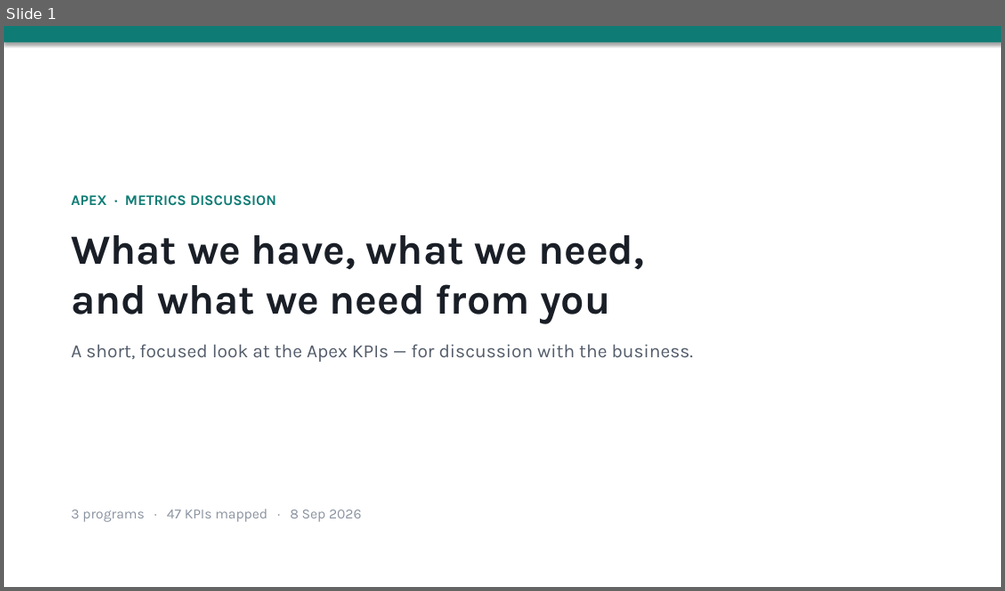
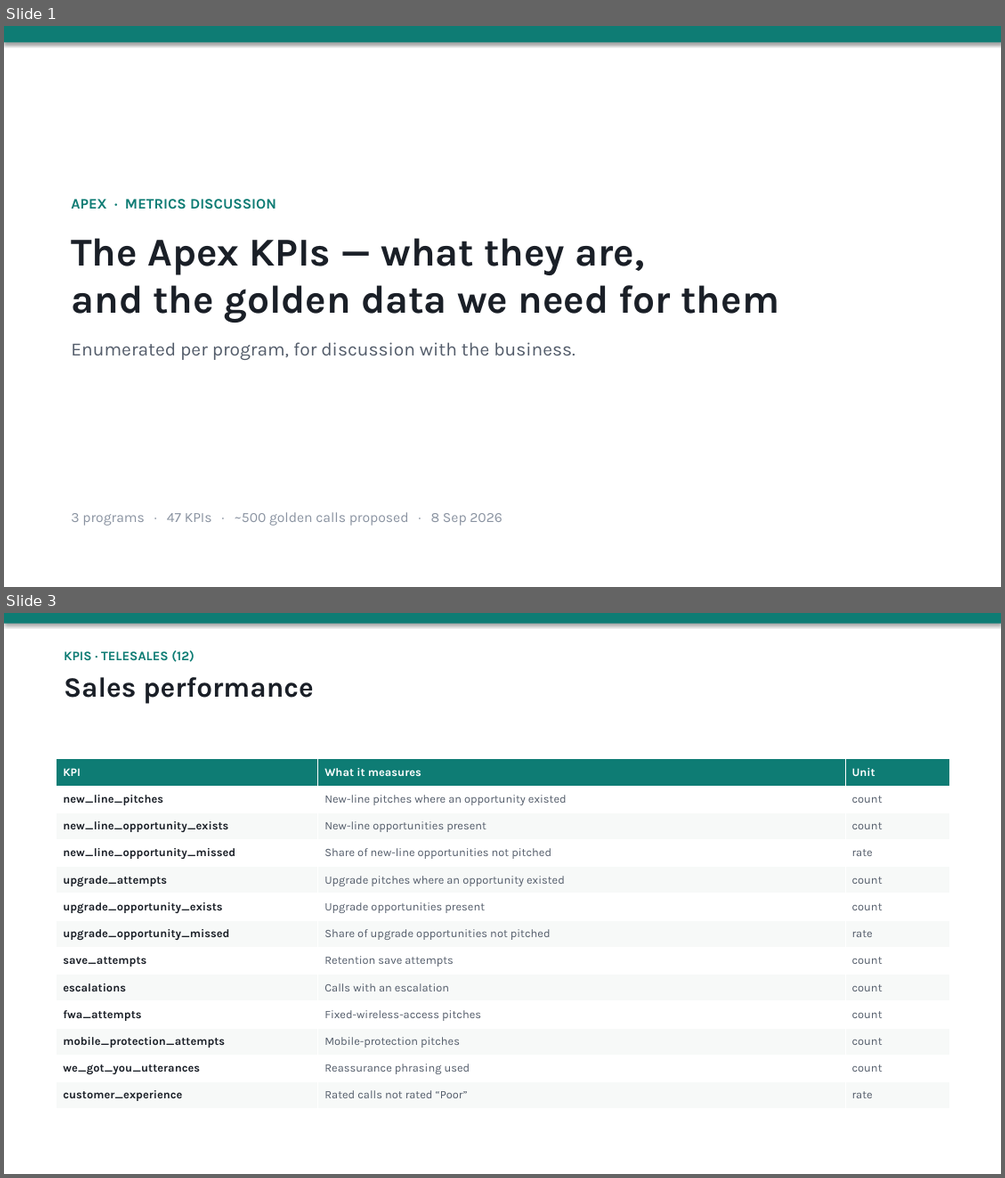
Before and after one commit to shyamanugu/LLMOps, a slide deck: usecases/ai_pipeline 2/docs/Apex_Metrics_Discussion.pptx. Shown one above the other, each under a label of ours: slide 1 before the commit, slides 1 and 3 after it; the slides between them are not shown. The pictures are 1005x591 and 1005x1178 pixels, drawn with LibreOffice and Linux fonts; fonts in the diff are those of the drawing. Boxes give left, top, right and bottom in pixels: in the first picture for what was removed or moved away, otherwise in the second. Text is boxed around its words. In the diff, an @@ line names an element or a change of style, - is before the commit and + after.

```diff
--- a/usecases/ai_pipeline 2/docs/Apex_Metrics_Discussion.pptx
+++ b/usecases/ai_pipeline 2/docs/Apex_Metrics_Discussion.pptx
@@ slide 3 added at (4, 613, 1001, 1174), background #FFFFFF @@
@@ rectangle added at (4, 613, 1001, 624), fill #0E7C74 @@
@@ text added at (64, 650, 313, 704), 12.5 pt, text #0E7C74, bold @@
+KPIS · TELESALES (12)
+Sales performance
@@ table added at (57, 759, 950, 1109), 13 rows, 3 columns @@
+KPI | What it measures | Unit
+new_line_pitches | New-line pitches where an opportunity existed | count
+new_line_opportunity_exists | New-line opportunities present | count
+new_line_opportunity_missed | Share of new-line opportunities not pitched | rate
+upgrade_attempts | Upgrade pitches where an opportunity existed | count
+upgrade_opportunity_exists | Upgrade opportunities present | count
+upgrade_opportunity_missed | Share of upgrade opportunities not pitched | rate
+save_attempts | Retention save attempts | count
+escalations | Calls with an escalation | count
+fwa_attempts | Fixed-wireless-access pitches | count
+mobile_protection_attempts | Mobile-protection pitches | count
+we_got_you_utterances | Reassurance phrasing used | count
+customer_experience | Rated calls not rated “Poor” | rate
@@ slide 1 changed as well @@
@@ text at (71, 238, 780, 360): text changed; size 18 to 38 pt; text colour #535C6A to #1A1F27; bold on @@
-What we have, what we need,
-and what we need from you
-A short, focused look at the Apex KPIs — for discussion with the business.
+The Apex KPIs — what they are,
+and the golden data we need for them
+Enumerated per program, for discussion with the business.
@@ text at (71, 512, 502, 525): text changed @@
-3 programs · 47 KPIs mapped · 8 Sep 2026
+3 programs · 47 KPIs · ~500 golden calls proposed · 8 Sep 2026
```
Also in this commit, not shown: 2 other slides changed, 5 other slides added, 5 slides removed.
